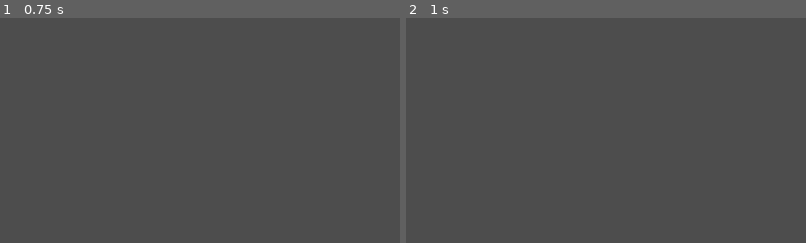
Above: before the commit, frames 1-2 (left to right).
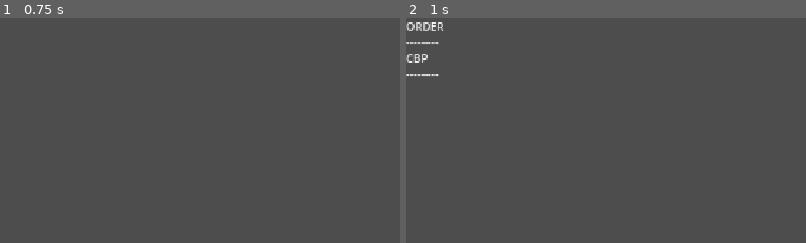
Above: after the commit, the same moments.

Repository: AlexLietha/Slacker
Game: Godot game, scene res://Scenes/test.tscn
The game is run twice, just before and just after one commit, with the same random seed, the same clock (stepped at 60 frames per second) and the same inputs. The project has no main scene, so this scene is started directly.
Inputs (mouse positions are % of the whole screen's width and height, from its top left):
- Up to frame 1 (0.75 s): tap Enter at 0.5 s; move the mouse to (55, 50) at 0.52 s; hold W (moveForward) from 0.53 s (still down); tap E (interact) at 0.6 s
- Up to frame 2 (1 s): keep holding W (moveForward)
The pictures show only the part of the screen within x 0-50%, y 0-50%; the shares and areas given below are measured in that part.

Frame 1 is identical in both runs. In frame 2, 0.5% of the frame differs, in the area x 0-10%, y 1-26%.

Commit message:
updated order system

Diff:
--- a/slacker/Orders & Tasks/Orders/Burger.tres
+++ b/slacker/Orders & Tasks/Orders/Burger.tres
@@ -1,8 +1,8 @@
-[gd_resource type="Resource" script_class="entree" format=3 uid="uid://bbio8i71walkb"]
+[gd_resource type="Resource" script_class="Entree" format=3 uid="uid://djbrti3q0enq"]
 
 [ext_resource type="Script" uid="uid://cxfkcjplx3xal" path="res://Scripts/Orders/entrée.gd" id="2_ncbr0"]
 
 [resource]
 script = ExtResource("2_ncbr0")
-ingredients = Array[String](["CBP"])
+ingredients = "CBP"
 metadata/_custom_type_script = "uid://cxfkcjplx3xal"
--- a/slacker/Scenes/Grabbable Objects/plate.tscn
+++ b/slacker/Scenes/Grabbable Objects/plate.tscn
@@ -38,7 +38,7 @@
 
 [node name="plate" unique_id=844689755 node_paths=PackedStringArray("itemStack", "model") instance=ExtResource("1_o75va")]
 script = ExtResource("2_n3fn0")
-itemStack = NodePath("Item Stack")
+itemStack = NodePath("Item Position")
 model = NodePath("CSGCylinder3D")
 
 [node name="IDComponent" parent="." index="2" unique_id=1670629019]
@@ -52,6 +52,6 @@
 height = 0.02
 material = SubResource("StandardMaterial3D_o75va")
 
-[node name="Item Stack" type="Node3D" parent="." index="6" unique_id=563391623]
+[node name="Item Position" type="Node3D" parent="." index="6" unique_id=563391623]
 transform = Transform3D(1, 0, 0, 0, 1, 0, 0, 0, 1, 0, 0.031581223, 0)
 script = ExtResource("2_jppsr")
--- a/slacker/Scripts/Orders/Order.gd
+++ b/slacker/Scripts/Orders/Order.gd
@@ -3,7 +3,16 @@
 
 
 var orderID: int
-var entres: Array[int] = []
+var entres: Entree
 
-func new():
-	pass
+func SetEntree(entree : Entree) -> void:
+	entres = entree
+
+func GetEntree() -> Entree:
+	return entres
+
+func SetOrderID(id : int) -> void:
+	orderID = id
+
+func GetOrderID() -> int:
+	return orderID
--- a/slacker/Scripts/Orders/OrderSpawner.gd
+++ b/slacker/Scripts/Orders/OrderSpawner.gd
@@ -1,19 +1,25 @@
 extends Node
 
 
-var timeTilNextOrder = 10.0
-#var listOfEntres : Array[Order] = [preload("res://Orders & Tasks/Orders/Burger.tres")]
+var timeTilNextOrder = 1.0
+var listOfEntres : Array[Entree] = [preload("res://Orders & Tasks/Orders/Burger.tres")]
 var canSpawnNextOrder = true
 signal NewOrder(order: Order)
 var rng = RandomNumberGenerator.new()
 
 
 func CreateOrder():
-	#var newOrder = listOfEntres.pick_random()
-	#NewOrder.emit(newOrder)
+	print("Creating New Order")
+	var newOrder = Order.new()
+
+	newOrder.SetEntree(listOfEntres.pick_random())
+	print("New Order Wants " + newOrder.GetEntree().GetName())
+
+	NewOrder.emit(newOrder)
 
 	#OrderManager.start_order(new_order)
 	pass
+
 func GetNewOrderSignal() -> Signal:
 	return NewOrder
 
--- a/slacker/Scripts/Orders/UI/order_list.gd
+++ b/slacker/Scripts/Orders/UI/order_list.gd
@@ -9,7 +9,7 @@
 	add_child(label)
 	label.order = order
 	label.fit_content = true
-	label.text = "ORDER \n---------\n" + order.get_current_step().description + "\n---------"
+	label.text = "ORDER \n---------\n" + order.GetEntree().GetName() + "\n---------"
 
 func UpdateOrder(order: Order) -> void:
 	print("Updating Order UI")
--- a/slacker/Scripts/Orders/entrée.gd
+++ b/slacker/Scripts/Orders/entrée.gd
@@ -1,8 +1,10 @@
 extends Resource
-class_name entree
+class_name Entree
 
-@export var ingredients : Array[String]
+@export var ingredients : String
 
+func GetName()->String:
+	return ingredients
 #func GetQuality() -> float:
 	#var qualityTotal = 0
 	#for ingredient in ingredients:
--- a/slacker/Scripts/Orders/ingredient.gd
+++ b/slacker/Scripts/Orders/ingredient.gd
@@ -9,6 +9,11 @@
 
 func GetQuality() -> float:
 	return quality
+
+func GetName() -> String:
+	return ingredientName
+func SetName(name : String) -> void:
+	ingredientName = name
 
 func Grab(grabber : Player):
 	super(grabber)
--- a/slacker/Scripts/Orders/item_stack.gd
+++ b/slacker/Scripts/Orders/item_stack.gd
@@ -1,11 +1,11 @@
 extends Node3D
 class_name ItemStack
 
-var ingredients : Array[Ingredient] = []
+var ingredient : Ingredient
 var nextItemHeight = 0
 
 func AddItem(item : Ingredient):
-	ingredients.append(item)
+	ingredient = item
 
 	item.Place(self)
 	item.position.y = nextItemHeight
@@ -14,11 +14,14 @@
 	PrintIngredients()
 
 func RemoveItem(item : GrabbableObject):
-	ingredients.erase(item)
+	ingredient = null
 	nextItemHeight -= item.GetHeight()
 	PrintIngredients()
 
 
 func PrintIngredients() -> void:
-	for ingre in ingredients:
-		print(ingre.GetName())
+	if ingredient:
+		print(ingredient.GetName())
+
+func HasIngredient() -> bool:
+	return ingredient != null
--- a/slacker/Scripts/Orders/order_manager.gd
+++ b/slacker/Scripts/Orders/order_manager.gd
@@ -1,8 +1,8 @@
 extends Node
 
 
-var activeOrders: Dictionary = {}
-var completedOrders: Dictionary = {}
+var activeOrders: Array[Order] = []
+var completedOrders: Array[Order] = []
 
 signal StartedOrder(order: Order)
 signal CompletedOrder(order: Order)
@@ -11,17 +11,15 @@
 
 func _ready() -> void:
 	OrderSpawner.GetNewOrderSignal().connect(StartOrder)
-	#OrderSpawner.StartSpawningOrder()
+	OrderSpawner.StartSpawningOrder()
 
 func StartOrder(order: Order) -> Order:
 	orderInt += 1
-	var newOrder: Order = order.duplicate(true)
 
-	newOrder.orderID = orderInt
-	activeOrders[newOrder.orderID] = newOrder
+	order.SetOrderID(orderInt)
+	activeOrders.append(order)
 
 	StartedOrder.emit(order)
-	print("Started order: ", order.title)
 
 
 	return order
@@ -29,12 +27,14 @@
 
 
 
-func GetOrder(instance_id: String) -> Order:
-	return activeOrders.get(instance_id)
-
+func GetOrder(id: int) -> Order:
+	for order : Order in activeOrders:
+		if order.GetOrderID() == id:
+			return order
+	return null
 
 func GetActiveOrders() -> Array:
-	return activeOrders.values()
+	return activeOrders
 
 #func FindClosestOrder(plate: Plate) -> Order:
 	#for order in activeOrders:
@@ -42,10 +42,16 @@
 	#pass
 
 
-func CompleteOrder(order: Order) -> void:
-	activeOrders.erase(order.instance_id)
+func CompleteOrder(plate : Plate) -> bool:
+	var plateEntree = plate.GetItem()
 
-	completedOrders[order.instance_id] = order
+	for order : Order in activeOrders:
+		if order.GetEntree().GetName() == plateEntree.GetName():
+			print("Completed Order")
+			CompletedOrder.emit(order)
 
-	CompletedOrder.emit(order)
-	print("Order completed: ", order.title)
+			activeOrders.erase(order)
+			completedOrders.append(order)
+			return true
+	return false
+	pass
--- a/slacker/Scripts/Orders/plate.gd
+++ b/slacker/Scripts/Orders/plate.gd
@@ -5,7 +5,10 @@
 
 func Grab(grabber : Player):
 
+
 	if itemStack and grabber.HasGrabbedItem():
+		if itemStack.HasIngredient():
+			return
 		grabber.getGrabbedItem().plate = self
 		AddItem(grabber.getGrabbedItem())
 
@@ -19,5 +22,5 @@
 func RemoveItem(item : GrabbableObject):
 	itemStack.RemoveItem(item)
 
-func GetItems() -> Array[Ingredient]:
-	return itemStack.ingredients
+func GetItem() -> Ingredient:
+	return itemStack.ingredient
--- a/slacker/Scripts/Waitress.gd
+++ b/slacker/Scripts/Waitress.gd
@@ -7,9 +7,15 @@
 	interactableComponent.interacted.connect(GiveFood)
 
 func GiveFood(player: Player):
-	if not player.HasGrabbedItem():
+	if not player.HasGrabbedItem() or player.getGrabbedItem() is not Plate:
 		return
 
-	OrderManager
-	player.getGrabbedItem().queue_free()
+	if player.getGrabbedItem().GetItem() == null:
+		return
+
+	var plate = player.getGrabbedItem()
+
+	print(player.getGrabbedItem().GetItem().GetName())
+	if OrderManager.CompleteOrder(plate):
+		player.getGrabbedItem().queue_free()
 		#OrderManager.ReportEvent("Deliver", "waitress", 1)
